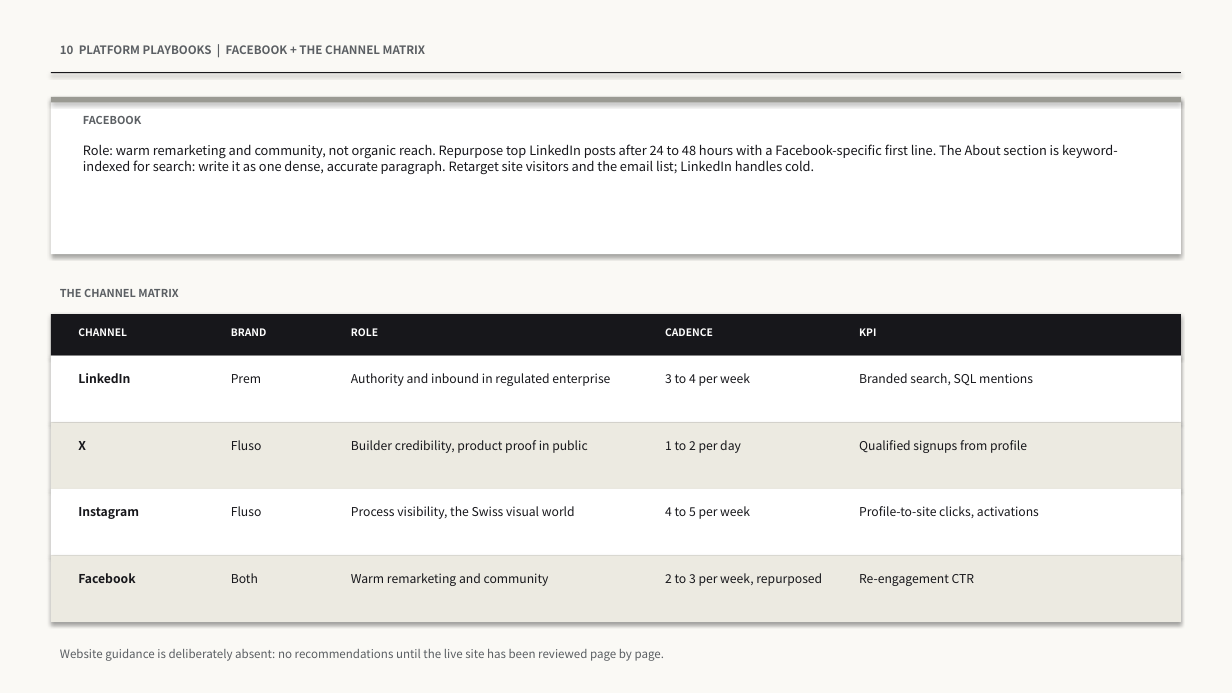
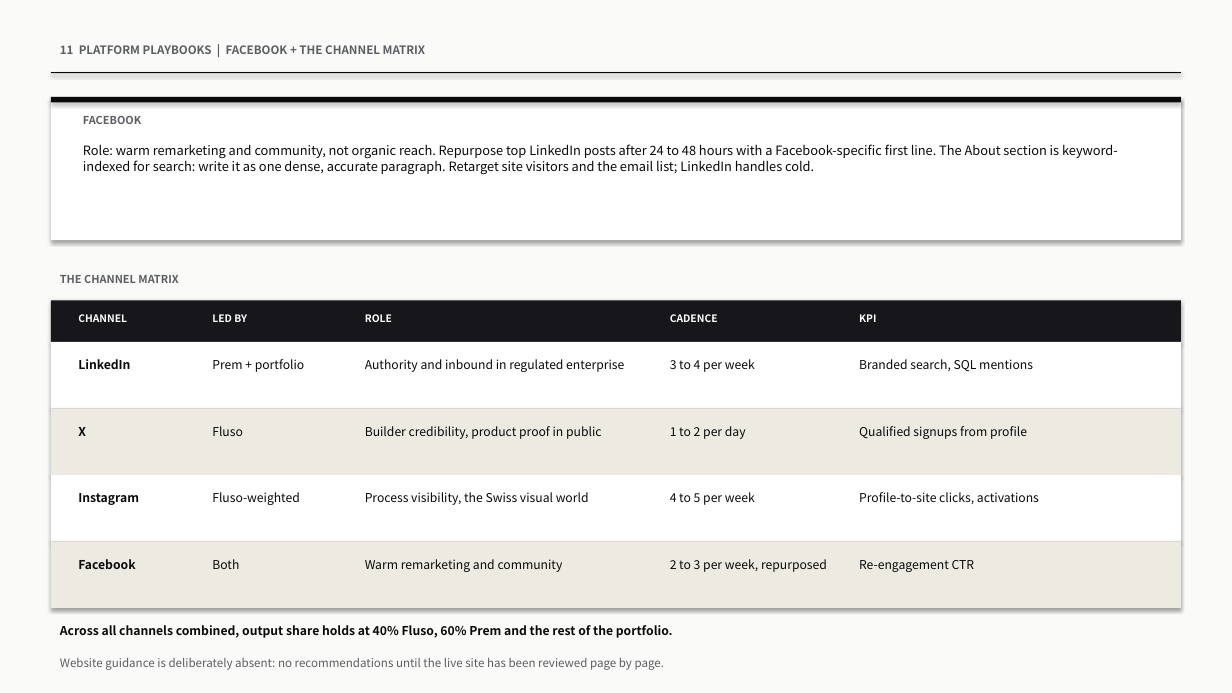
Before and after one commit to ai-luminati-collab/Cadence-Architecture-Deck, a slide deck: slide 18 of PremAI-Fluso-Brand-Bible.pptx (slide 17 before the commit). Drawn at 1232x693 pixels with LibreOffice and Linux fonts; fonts in the diff are those of the drawing. Boxes give left, top, right and bottom in pixels: in the first picture for what was removed or moved away, otherwise in the second. Text is boxed around its words. In the diff, an @@ line names an element or a change of style, - is before the commit and + after.

```diff
--- a/PremAI-Fluso-Brand-Bible.pptx
+++ b/PremAI-Fluso-Brand-Bible.pptx
@@ rectangle at box(0, 0, 1232, 693): fill #FAF9F5 to #FAFAF8 @@
@@ text at box(60, 45, 426, 54): text changed @@
-10 PLATFORM PLAYBOOKS | FACEBOOK + THE CHANNEL MATRIX
+11 PLATFORM PLAYBOOKS | FACEBOOK + THE CHANNEL MATRIX
@@ rectangle at box(51, 72, 1181, 73): fill #17171B to #0A0A0A @@
@@ rectangle: place and size @@
-rectangle at box(51, 97, 1181, 254)
+rectangle at box(51, 97, 1181, 240)
@@ rectangle at box(51, 97, 1181, 103): fill #9A9A93 to #0A0A0A @@
@@ text "CHANNEL": place and size @@
-text "CHANNEL" at box(78, 328, 127, 336)
+text "CHANNEL" at box(78, 314, 127, 322)
@@ text at box(212, 314, 247, 322): text changed @@
-BRAND
+LED BY
@@ text "ROLE": place and size @@
-text "ROLE" at box(351, 328, 378, 336)
+text "ROLE" at box(365, 314, 392, 322)
@@ text "CADENCE": place and size @@
-text "CADENCE" at box(665, 328, 713, 336)
+text "CADENCE" at box(670, 314, 718, 322)
@@ text "LinkedIn": place and size @@
-text "LinkedIn" at box(78, 373, 130, 383)
+text "LinkedIn" at box(78, 359, 130, 369)
@@ text at box(212, 359, 305, 372): text changed; text colour #17171B to #0A0A0A @@
-Prem
+Prem + portfolio
@@ text "Authority and inbound in regulated ...": place and size @@
-text "Authority and inbound in regulated ..." at box(351, 373, 610, 386)
+text "Authority and inbound in regulated ..." at box(365, 359, 624, 372)
@@ text "3 to 4 per week": place and size @@
-text "3 to 4 per week" at box(665, 373, 750, 386)
+text "3 to 4 per week" at box(670, 359, 755, 372)
@@ text "X": place and size @@
-text "X" at box(78, 441, 86, 450)
+text "X" at box(78, 427, 86, 436)
@@ text colour #17171B to #0A0A0A in 19 elements at box(83, 144, 1118, 175), box(859, 359, 1033, 372), box(859, 426, 1027, 439), box(859, 560, 975, 572), box(859, 492, 1039, 504), box(670, 559, 827, 572), box(670, 359, 755, 372), box(670, 426, 746, 439), box(670, 492, 755, 505), box(365, 559, 563, 572), box(365, 359, 624, 372), box(365, 426, 601, 439), box(365, 492, 589, 505), box(78, 359, 130, 369), box(78, 427, 86, 436), box(78, 559, 135, 569), box(78, 493, 139, 505), box(212, 559, 239, 569), box(212, 426, 243, 436) @@
@@ text "Fluso": place and size @@
-text "Fluso" at box(231, 440, 262, 450)
+text "Fluso" at box(212, 426, 243, 436)
@@ text "Builder credibility, product proof in ...": place and size @@
-text "Builder credibility, product proof in ..." at box(351, 440, 587, 453)
+text "Builder credibility, product proof in ..." at box(365, 426, 601, 439)
@@ text "1 to 2 per day": place and size @@
-text "1 to 2 per day" at box(665, 440, 741, 453)
+text "1 to 2 per day" at box(670, 426, 746, 439)
@@ 6 texts, 5 rectangles: place and size @@
-6 texts, 5 rectangles at box(51, 289, 1181, 622)
+6 texts, 5 rectangles at box(51, 275, 1181, 608)
@@ text "Instagram": place and size @@
-text "Instagram" at box(78, 507, 139, 519)
+text "Instagram" at box(78, 493, 139, 505)
@@ text at box(212, 492, 300, 505): text changed; text colour #17171B to #0A0A0A @@
-Fluso
+Fluso-weighted
@@ text "Process visibility, the Swiss visual ...": place and size @@
-text "Process visibility, the Swiss visual ..." at box(351, 506, 575, 519)
+text "Process visibility, the Swiss visual ..." at box(365, 492, 589, 505)
@@ text "4 to 5 per week": place and size @@
-text "4 to 5 per week" at box(665, 506, 750, 519)
+text "4 to 5 per week" at box(670, 492, 755, 505)
@@ text "Facebook": place and size @@
-text "Facebook" at box(78, 573, 135, 583)
+text "Facebook" at box(78, 559, 135, 569)
@@ text "Both": place and size @@
-text "Both" at box(231, 573, 258, 583)
+text "Both" at box(212, 559, 239, 569)
@@ text "Warm remarketing and community": place and size @@
-text "Warm remarketing and community" at box(351, 573, 549, 586)
+text "Warm remarketing and community" at box(365, 559, 563, 572)
@@ text "2 to 3 per week, ...": place and size @@
-text "2 to 3 per week, ..." at box(665, 573, 822, 586)
+text "2 to 3 per week, ..." at box(670, 559, 827, 572)
@@ text added at box(60, 625, 673, 638), 9.5 pt, text #0A0A0A, bold @@
+Across all channels combined, output share holds at 40% Fluso, 60% Prem and the rest of the portfolio.
@@ text "Website guidance is deliberately absent: ...": place and size @@
-text "Website guidance is deliberately absent: ..." at box(60, 649, 664, 661)
+text "Website guidance is deliberately absent: ..." at box(60, 658, 664, 670)
```
Also in this commit, not shown: 21 other slides changed, 3 slides added, 2 slides removed, 1 other file.
